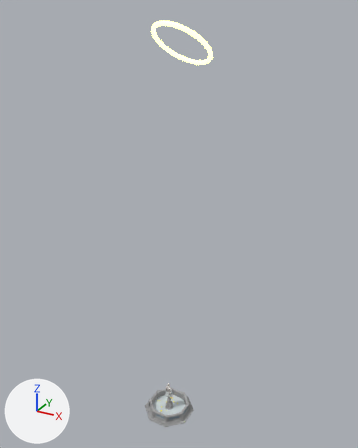
Renders of the glTF model public/models/fountain.glb from each side of a commit.
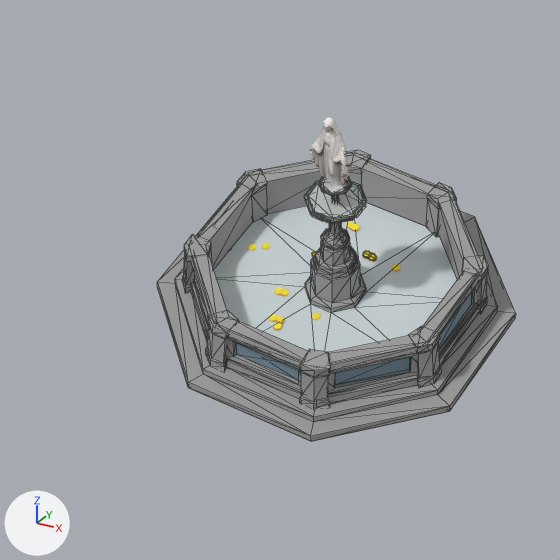
Each version appears first whole from a 50 mm camera at (18.37, -31.35, 34.48) aimed at (0.52, 1.12, 18.25), and next in a close-up on the part from 35% to 56% of the width and 82% to 99% of the height. Lighting does not change. The marker at lower left points along +X, +Y and +Z. The older version's two pictures come first. The close-ups show mesh edges as thin lines. Where no turn or scale is listed for an object, it has been applied to the vertices.

The first close-up shows 'Fountain', 'statue' and 7 more.
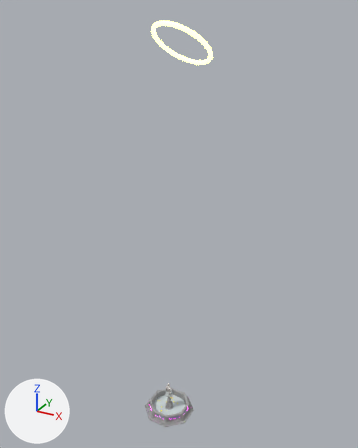
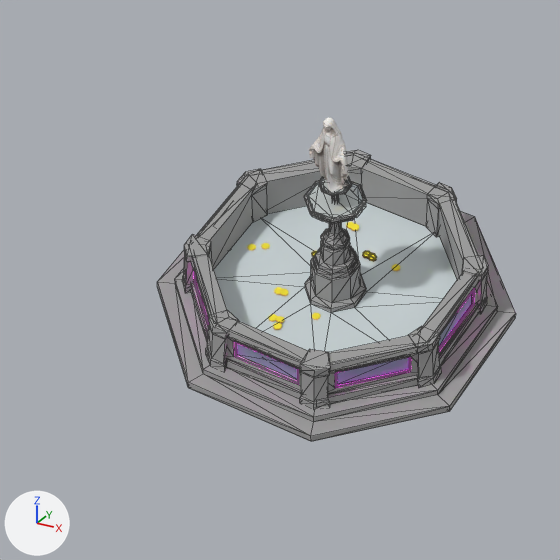
Where the change shows, as pixel boxes [x1, y1, x2, y2] in the close-ups (560 x 560 px):
'Neon.001', added
    after: [335, 357, 411, 388]
'Neon', added
    after: [235, 342, 299, 384]
'Neon.002', added
    after: [439, 289, 475, 350]
'Neon.007', added
    after: [194, 273, 208, 323]

What the commit changed:
Material 'Neon' (mat_neon) is new.
Its base color is (0.8, 0.8, 0.8) (white #e7e7e7).
Its emission color is (1.0, 0.00668, 0.8) (pink #ff13e7).
Its emission strength is 4.0.
Mesh me_neon_007 is new.
It has 60 vertices, 96 faces and spans x -0.265..0.393, y -0.388..0.262, z -0.109..0.154.
It uses material mat_neon (white #e7e7e7, glowing pink #ff13e7).
Mesh me_neon_002 is new.
It has 60 vertices, 96 faces and spans x -0.023..0.03, y -0.405..0.601, z -0.113..0.158.
It uses material mat_neon (white #e7e7e7, glowing pink #ff13e7).
Mesh me_neon_001 is new.
It has 60 vertices, 96 faces and spans x -0.279..0.414, y -0.283..0.419, z -0.109..0.153.
It uses material mat_neon (white #e7e7e7, glowing pink #ff13e7).
Mesh me_neon is new.
It has 60 vertices, 96 faces and spans x -0.398..0.527, y -1.722..-1.702, z -0.228..0.034.
It uses material mat_neon (white #e7e7e7, glowing pink #ff13e7).
Object 'Neon.007' (ob_neon_007) is new; it shows me_neon_007.
Its location is (-1.24, -1.16, -0.11).
Object 'Neon.002' (ob_neon_002) is new; it shows me_neon_002.
Its location is (1.79, -0.07, -0.13).
Object 'Neon.001' (ob_neon_001) is new; it shows me_neon_001.
Its location is (1.23, -1.26, -0.13).
Object 'Neon' (ob_neon) is new; it shows me_neon.
Its location is (0.0, 0.0, 0.0).
